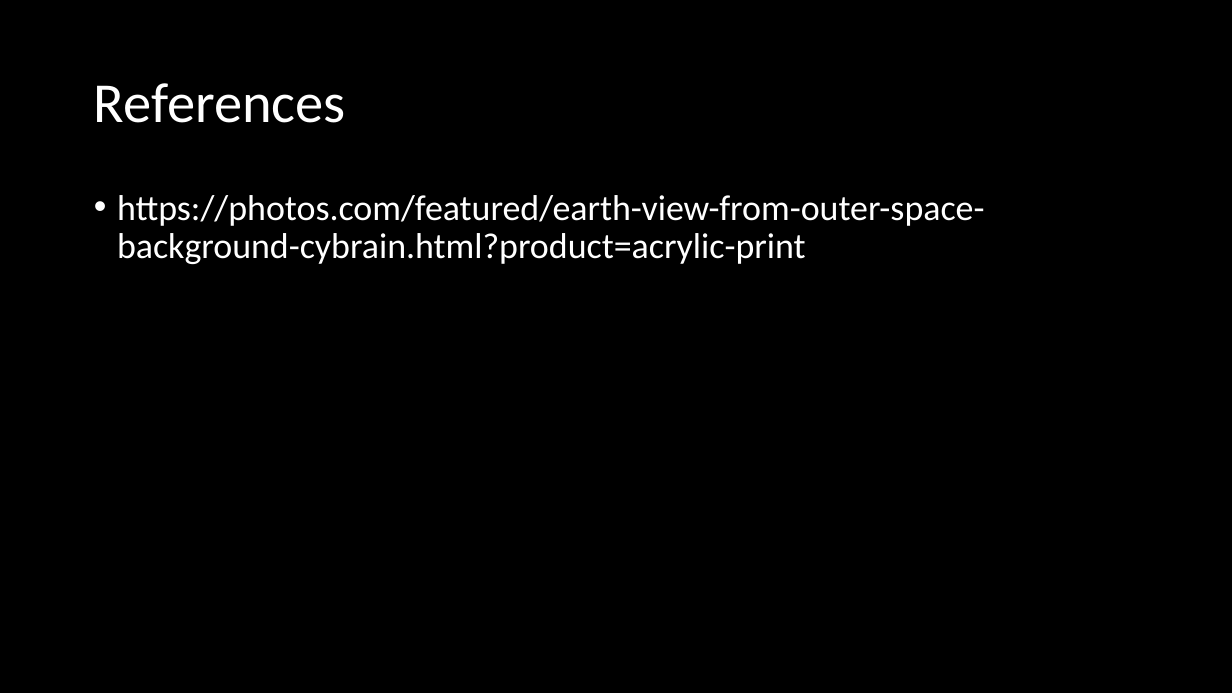
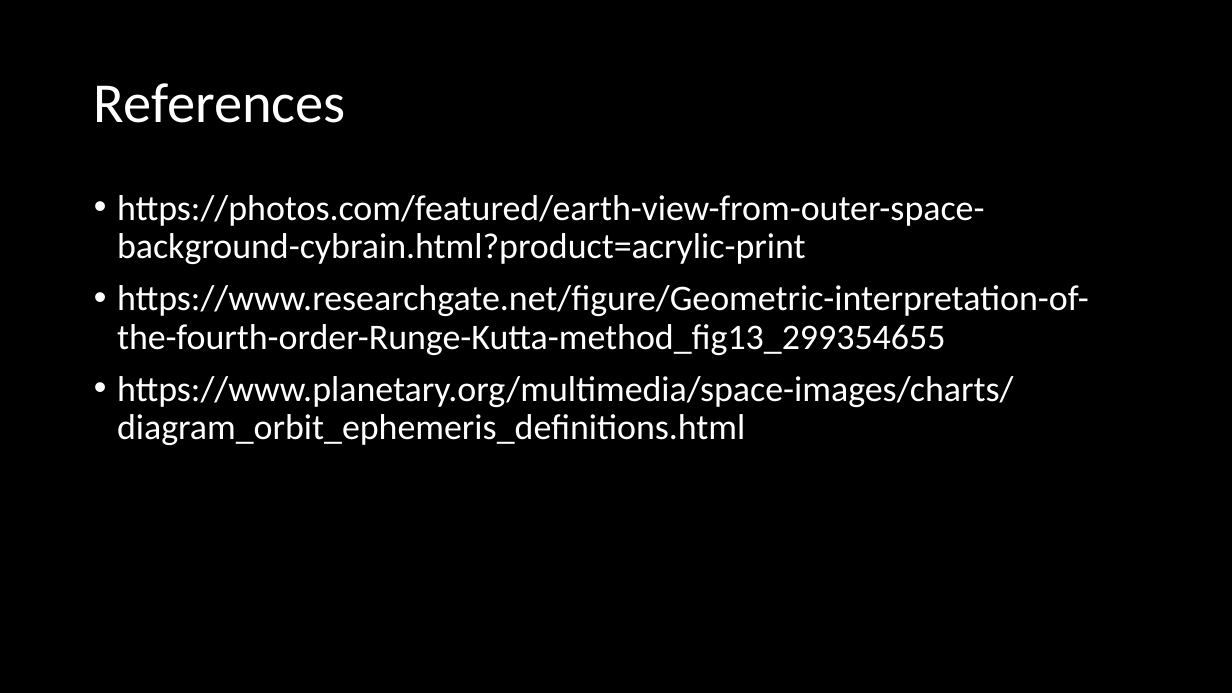
Before and after one commit to tjresearch/research-junyan, a slide deck: slide 11 of Presentation/Junyan_Peng_Presentation.pptx (slide 4 before the commit). Drawn at 1232x693 pixels with LibreOffice and Linux fonts; fonts in the diff are those of the drawing; background and template pictures are left out. Boxes give left, top, right and bottom in pixels: in the first picture for what was removed or moved away, otherwise in the second. Text is boxed around its words. In the diff, an @@ line names an element or a change of style, - is before the commit and + after.

```diff
--- a/Presentation/Junyan_Peng_Presentation.pptx
+++ b/Presentation/Junyan_Peng_Presentation.pptx
@@ text at bbox=[117, 285, 1089, 445]: paragraphs added @@
+• https://www.researchgate.net/figure/Geometric-interpretation-of-the-fourth-order-Runge-Kutta-method_fig13_299354655
+• https://www.planetary.org/multimedia/space-images/charts/diagram_orbit_ephemeris_definitions.html
```
Also in this commit, not shown: 1 other slide changed, 7 slides added, 7 other files.
